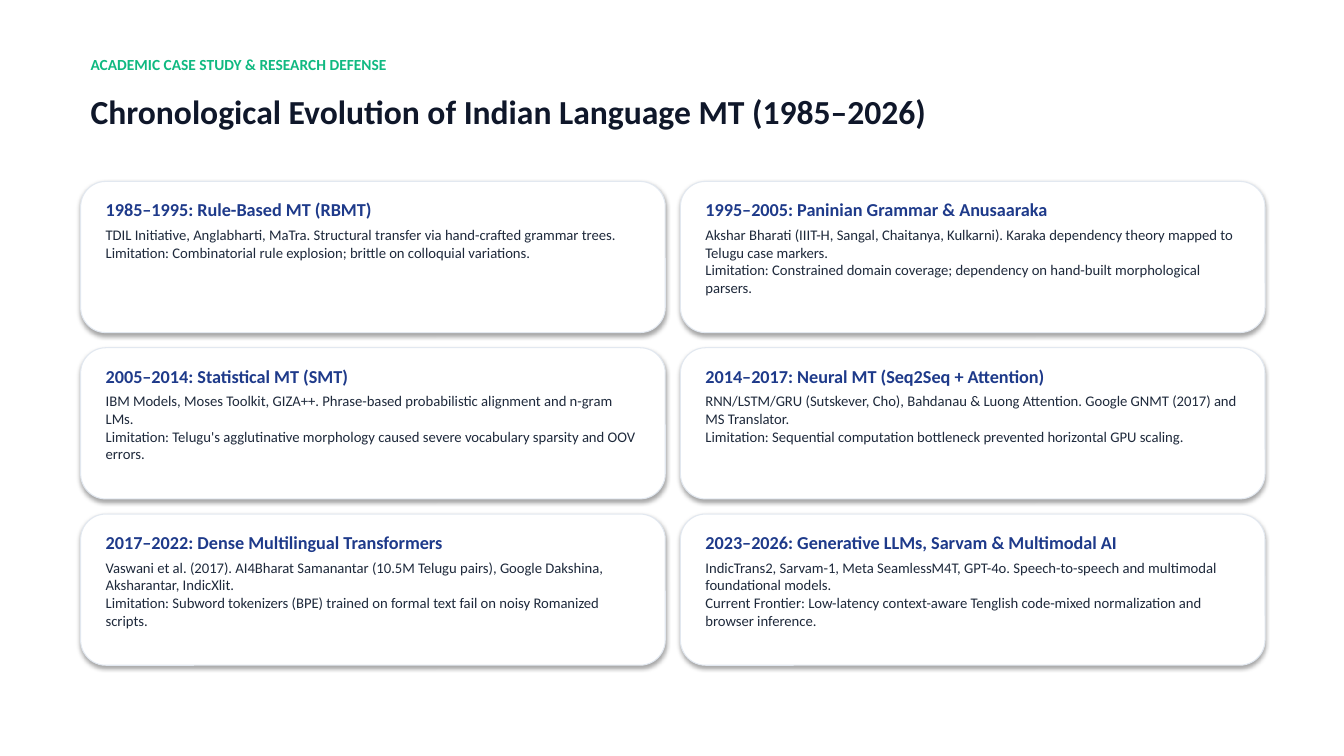
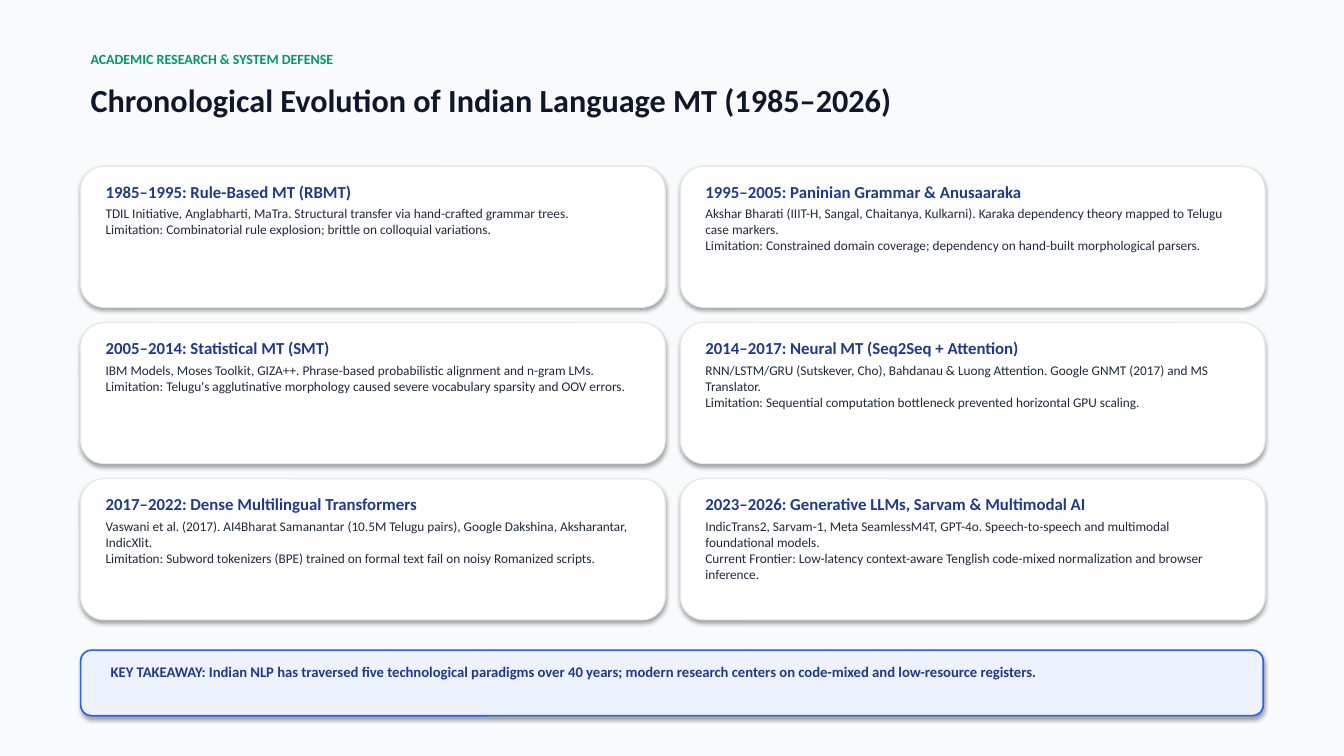
Before and after one commit to CHAITANYA-THURANGI/NormMix, a slide deck: slide 4 of docs/presentation.pptx. Drawn at 1344x756 pixels with LibreOffice and Linux fonts; fonts in the diff are those of the drawing. Boxes give left, top, right and bottom in pixels: in the first picture for what was removed or moved away, otherwise in the second. Text is boxed around its words. In the diff, an @@ line names an element or a change of style, - is before the commit and + after.

```diff
--- a/docs/presentation.pptx
+++ b/docs/presentation.pptx
@@ rectangle added at box(0, 0, 1344, 756), fill #F8FAFC @@
@@ text at box(91, 55, 333, 64): text changed; size 11 to 10 pt; text colour #10B981 to #059669 @@
-ACADEMIC CASE STUDY & RESEARCH DEFENSE
+ACADEMIC RESEARCH & SYSTEM DEFENSE
@@ text "Chronological Evolution of Indian Language ...": place and size @@
-text "Chronological Evolution of Indian Language ..." at box(91, 99, 926, 130)
+text "Chronological Evolution of Indian Language ..." at box(91, 88, 891, 118)
@@ text "Chronological Evolution of Indian Language ..." at box(91, 88, 891, 118): size 24 to 23 pt @@
@@ rounded rectangle: place and size @@
-rounded rectangle at box(81, 181, 665, 333)
+rounded rectangle at box(81, 166, 665, 308)
@@ text "1985–1995: Rule-Based MT (RBMT)": place and size @@
-text "1985–1995: Rule-Based MT (RBMT)" at box(106, 202, 616, 261)
+text "1985–1995: Rule-Based MT (RBMT)" at box(106, 185, 569, 236)
@@ text "1985–1995: Rule-Based MT (RBMT)" at box(106, 185, 569, 236): size 13 to 12 pt in "1985–1995: Rule-Based MT (RBMT)"; size 10.5 to 9.5 pt in "TDIL Initiative, Anglabharti, MaTra. Structural transfer via ..."; less space between paragraphs @@
@@ rounded rectangle: place and size @@
-rounded rectangle at box(681, 181, 1265, 333)
+rounded rectangle at box(681, 166, 1265, 308)
@@ text "1995–2005: Paninian Grammar & Anusaaraka": place and size @@
-text "1995–2005: Paninian Grammar & Anusaaraka" at box(705, 203, 1232, 296)
+text "1995–2005: Paninian Grammar & Anusaaraka" at box(705, 186, 1222, 253)
@@ text "1995–2005: Paninian Grammar & Anusaaraka" at box(705, 186, 1222, 253): size 13 to 12 pt in "1995–2005: Paninian Grammar & Anusaaraka"; size 10.5 to 9.5 pt in "Akshar Bharati (IIIT-H, Sangal, Chaitanya, Kulkarni). Karaka ..."; less space between paragraphs @@
@@ rounded rectangle: place and size @@
-rounded rectangle at box(81, 348, 665, 499)
+rounded rectangle at box(81, 323, 665, 464)
@@ rounded rectangle: place and size @@
-rounded rectangle at box(681, 348, 1265, 499)
+rounded rectangle at box(681, 323, 1265, 464)
@@ text "2005–2014: Statistical MT (SMT)": place and size @@
-text "2005–2014: Statistical MT (SMT)" at box(106, 369, 635, 459)
+text "2005–2014: Statistical MT (SMT)" at box(106, 341, 625, 394)
@@ text "2005–2014: Statistical MT (SMT)" at box(106, 341, 625, 394): size 13 to 12 pt in "2005–2014: Statistical MT (SMT)"; size 10.5 to 9.5 pt in "IBM Models, Moses Toolkit, GIZA++. Phrase-based probabilisti ..."; less space between paragraphs @@
@@ text "2014–2017: Neural MT (Seq2Seq + ...": place and size @@
-text "2014–2017: Neural MT (Seq2Seq + ..." at box(705, 369, 1236, 445)
+text "2014–2017: Neural MT (Seq2Seq + ..." at box(705, 341, 1208, 410)
@@ text "2014–2017: Neural MT (Seq2Seq + ..." at box(705, 341, 1208, 410): size 13 to 12 pt in "2014–2017: Neural MT (Seq2Seq + Attention)"; size 10.5 to 9.5 pt in "RNN/LSTM/GRU (Sutskever, Cho), Bahdanau & Luong Attention. ..."; less space between paragraphs @@
@@ rounded rectangle: place and size @@
-rounded rectangle at box(81, 514, 665, 665)
+rounded rectangle at box(81, 479, 665, 620)
@@ rounded rectangle: place and size @@
-rounded rectangle at box(681, 514, 1265, 665)
+rounded rectangle at box(681, 479, 1265, 620)
@@ text "2017–2022: Dense Multilingual Transformers": place and size @@
-text "2017–2022: Dense Multilingual Transformers" at box(106, 536, 603, 629)
+text "2017–2022: Dense Multilingual Transformers" at box(106, 498, 627, 565)
@@ text "2017–2022: Dense Multilingual Transformers" at box(106, 498, 627, 565): size 13 to 12 pt in "2017–2022: Dense Multilingual Transformers"; size 10.5 to 9.5 pt in "Vaswani et al. (2017). AI4Bharat Samanantar (10.5M ..."; less space between paragraphs @@
@@ text "2023–2026: Generative LLMs, Sarvam & ...": place and size @@
-text "2023–2026: Generative LLMs, Sarvam & ..." at box(705, 536, 1216, 626)
+text "2023–2026: Generative LLMs, Sarvam & ..." at box(705, 498, 1203, 579)
@@ text "2023–2026: Generative LLMs, Sarvam & ..." at box(705, 498, 1203, 579): size 13 to 12 pt in "2023–2026: Generative LLMs, Sarvam & Multimodal AI"; size 10.5 to 9.5 pt in "IndicTrans2, Sarvam-1, Meta SeamlessM4T, GPT-4o. Speech-to-s ..."; less space between paragraphs @@
@@ rounded rectangle added at box(81, 650, 1263, 716), fill #EEF2FF, outline #2563EB 1.2 pt @@
@@ text added at box(111, 666, 1037, 680), 10.5 pt, text #1E3A8A, bold @@
+KEY TAKEAWAY: Indian NLP has traversed five technological paradigms over 40 years; modern research centers on code-mixed and low-resource registers.
```
Also in this commit, not shown: 4 other slides changed, 9 slides added, 7 slides removed, 13 other files.
